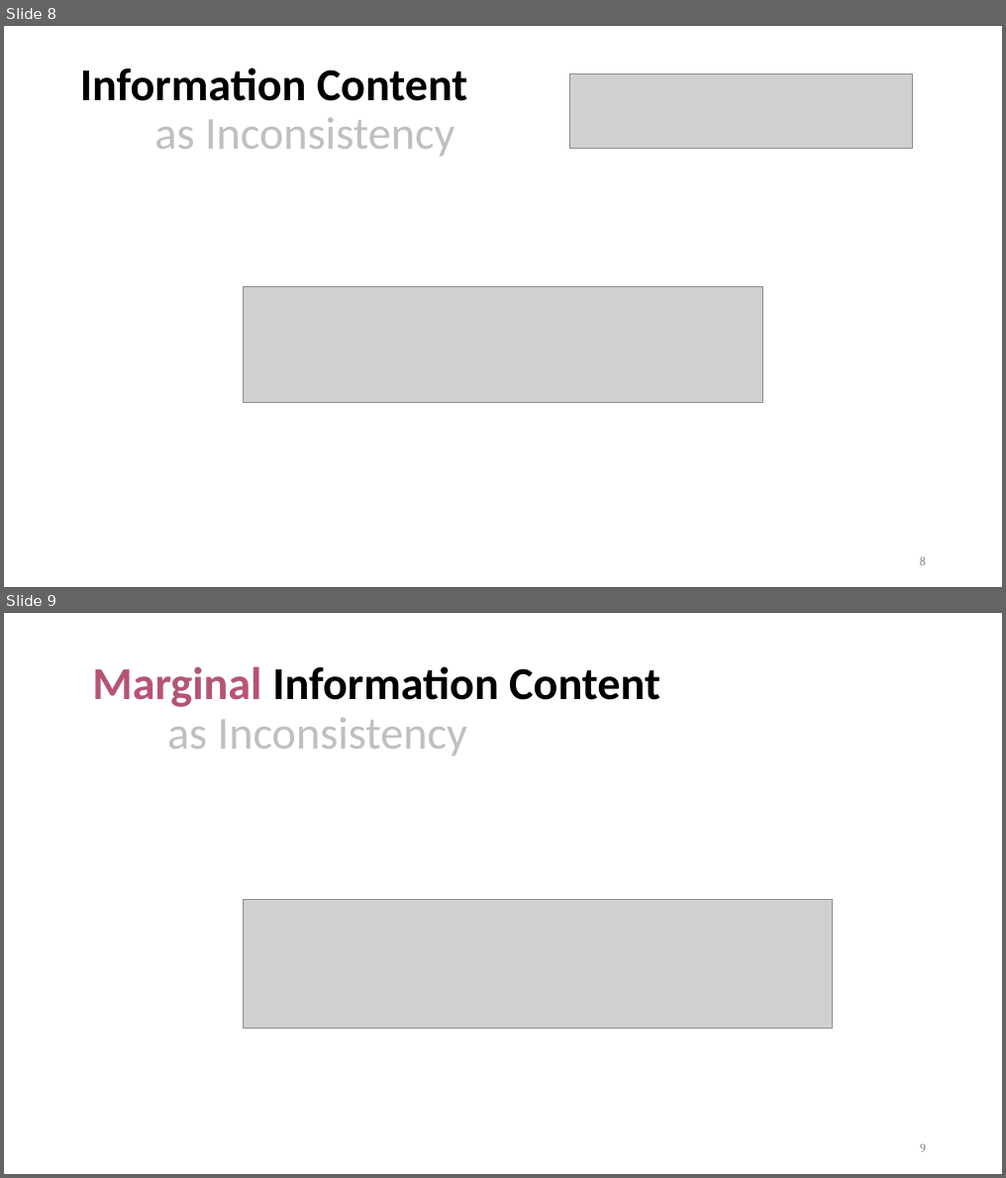
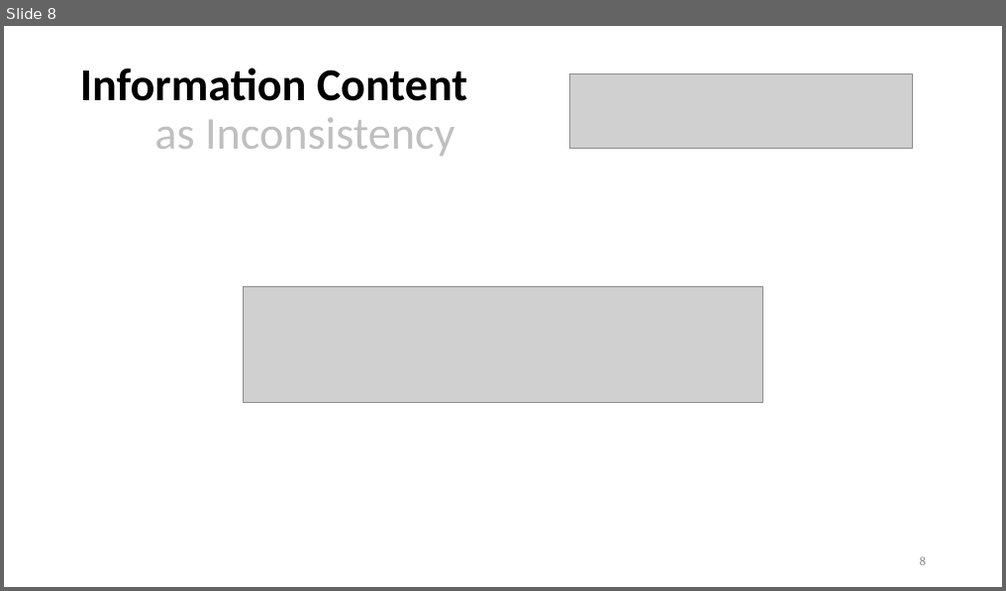
Before and after one commit to orichardson/pdg-expts, a slide deck: present/AISTATS-2022/one-true-loss.pptx. Shown one above the other, each under a label of ours: slides 8 and 9 before the commit, slide 8 after it. The pictures are 1006x1178 and 1006x591 pixels, drawn with LibreOffice and Linux fonts; fonts in the diff are those of the drawing; grey boxes stand for pictures. Boxes give left, top, right and bottom in pixels: in the first picture for what was removed or moved away, otherwise in the second. Text is boxed around its words. In the diff, an @@ line names an element or a change of style, - is before the commit and + after.

```diff
--- a/present/AISTATS-2022/one-true-loss.pptx
+++ b/present/AISTATS-2022/one-true-loss.pptx
@@ slide 9 removed at (x1=4, y1=613, x2=1002, y2=1174), background #FFFFFF @@
@@ text removed at (x1=92, y1=666, x2=660, y2=756) @@
-Marginal Information Content
-as Inconsistency
@@ picture removed at (x1=244, y1=899, x2=833, y2=1029) @@
@@ page number removed at (x1=920, y1=1144, x2=926, y2=1153) @@
-9
```
Also in this commit, not shown: 11 slides changed, 1 slide added, 8 other slides removed, 2 other files.
